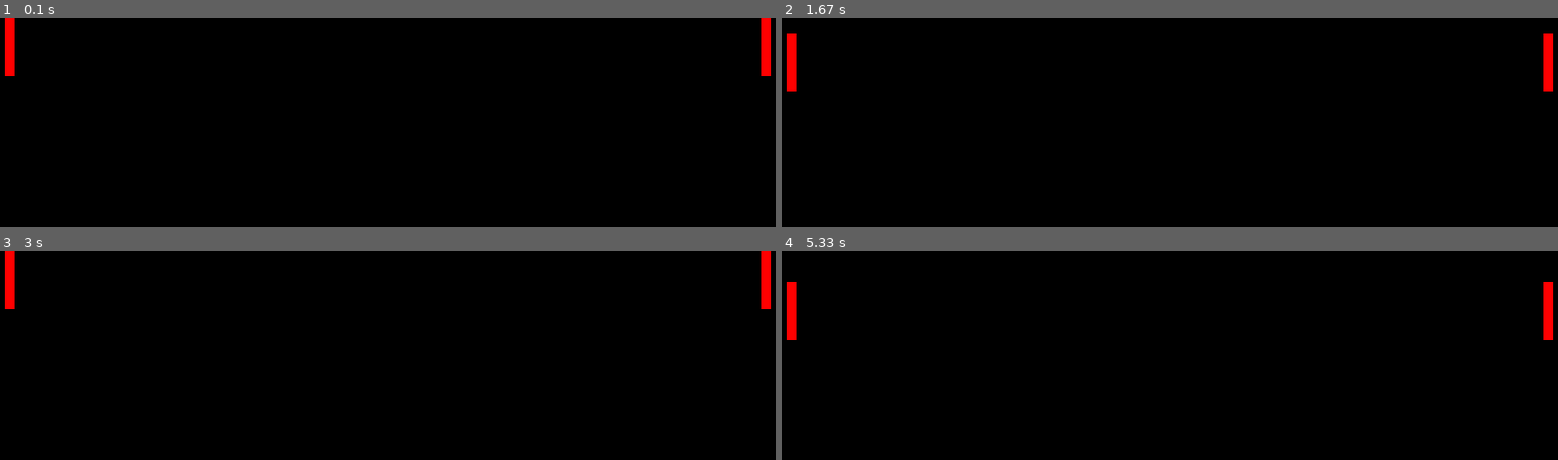
Above: before the commit, frames 1-4 (two rows, left to right).
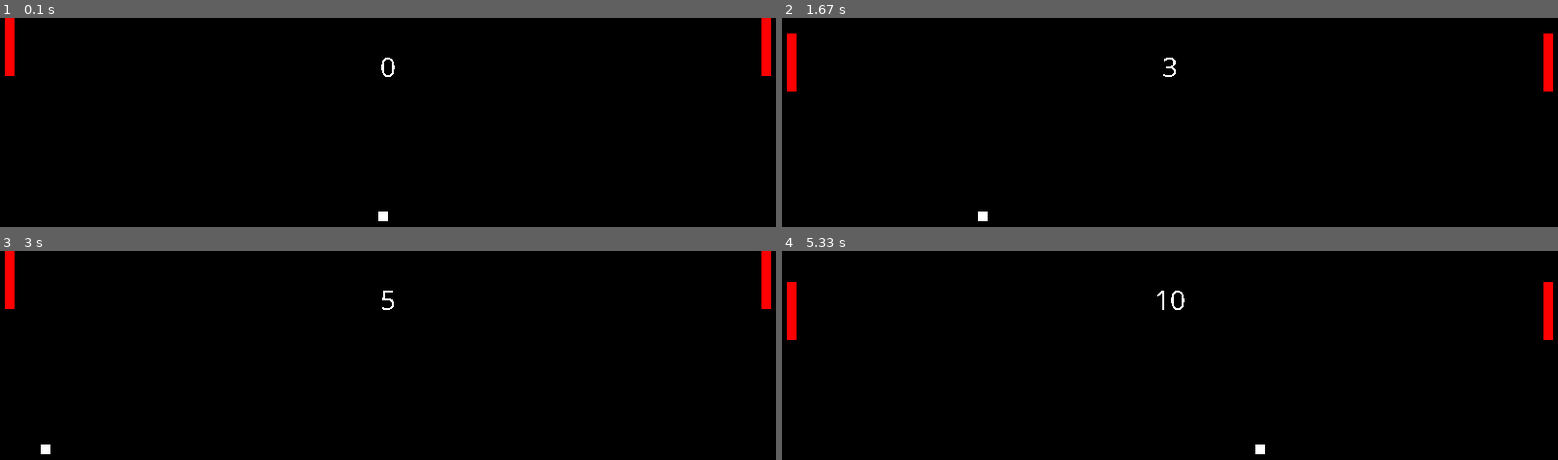
Above: after the commit, the same moments.

Repository: Rivado-E/pygame-pong-ish
Game: pygame game, started from src/main.py
The game is run twice, just before and just after one commit, with the same random seed, the same clock (stepped at 60 frames per second) and the same inputs.
Inputs:
- Up to frame 1 (0.1 s): no input
- Up to frame 2 (1.67 s): hold Up 0.33-0.8 s; hold Down 0.83-1.13 s; hold Up 1.17-1.53 s; hold Down from 1.57 s (still down)
- Up to frame 3 (3 s): release Down at 1.93 s; hold Up 1.97-2.27 s; hold Down 2.3-2.6 s; hold Up from 2.63 s (still down)
- Up to frame 4 (5.33 s): release Up at 3 s; hold Down 3.03-3.4 s; hold Up 3.43-3.73 s; hold Down 3.77-4.07 s; hold Up 4.1-4.47 s; hold Down 4.5-4.87 s; hold Up 4.9-5.2 s; hold Down from 5.23 s (still down)

The runs differ from the first frame. In frame 1, 0.1% of the frame differs, in the area x 48-51%, y 18-98%; in frame 2, 0.1%; in frame 3, 0.1%; in frame 4, 0.2%, in the area x 48-63%, y 18-98%.

Commit message:
added movement and some colision as well as score

Diff:
--- a/src/main.py
+++ b/src/main.py
@@ -1,6 +1,8 @@
 import pygame
 from sys import exit
 pygame.init()
+pygame.font.init()
+my_font = pygame.font.SysFont('Comic Sans MS', 30)
 
 SCREEN_WIDTH = 800
 SCREEN_HEIGHT = 400
@@ -23,10 +25,24 @@
 right_bar_rect = right_bar_surf.get_rect(topleft=(right_bar_x_cord, bar_y_cord))
 right_bar_surf.fill('red')
 
-
+ball_dims, ball_x, ball_y = 10, 400, 200
+ball_surf = pygame.Surface((ball_dims, ball_dims))
+ball_surf.fill('white')
+ball_rect = ball_surf.get_rect(center=(ball_x, ball_y))
 
 move_up = False
 move_down = False
+
+playing = False
+x_speed = -2
+y_speed = 0
+start_time = pygame.time.get_ticks() // 1000
+def display_score():
+    current_time = int(pygame.time.get_ticks()/500) - start_time
+    score_surf = my_font.render(f'{current_time}', False, (255, 255, 255))
+    score_rect = score_surf.get_rect(center=(400, 50))
+    screen.blit(score_surf, score_rect)
+
 
 while True:
 
@@ -52,11 +68,30 @@
 
     screen.blit(left_bar_surf, (left_bar_x_cord, bar_y_cord))
     screen.blit(right_bar_surf, (right_bar_x_cord, bar_y_cord))
+    screen.blit(ball_surf, (ball_x, ball_y))
     # y_cord += 1
     if move_up and bar_y_cord >= 0:
         bar_y_cord -= 4
     elif move_down and bar_y_cord <= 340:
         bar_y_cord += 4
 
+    ball_x += x_speed
+    ball_y += y_speed
+
+    if ball_x <= left_bar_x_cord:
+        x_speed = 4
+    elif ball_x >= right_bar_x_cord:
+        x_speed = -4
+        if move_down:
+            y_speed = 2
+        elif move_up:
+            y_speed = -2
+
+    if ball_y <= 0:
+        y_speed = 2
+    elif ball_y >= SCREEN_HEIGHT:
+        y_speed = -2
+
+    display_score()
     pygame.display.update()
     clock.tick(60)
